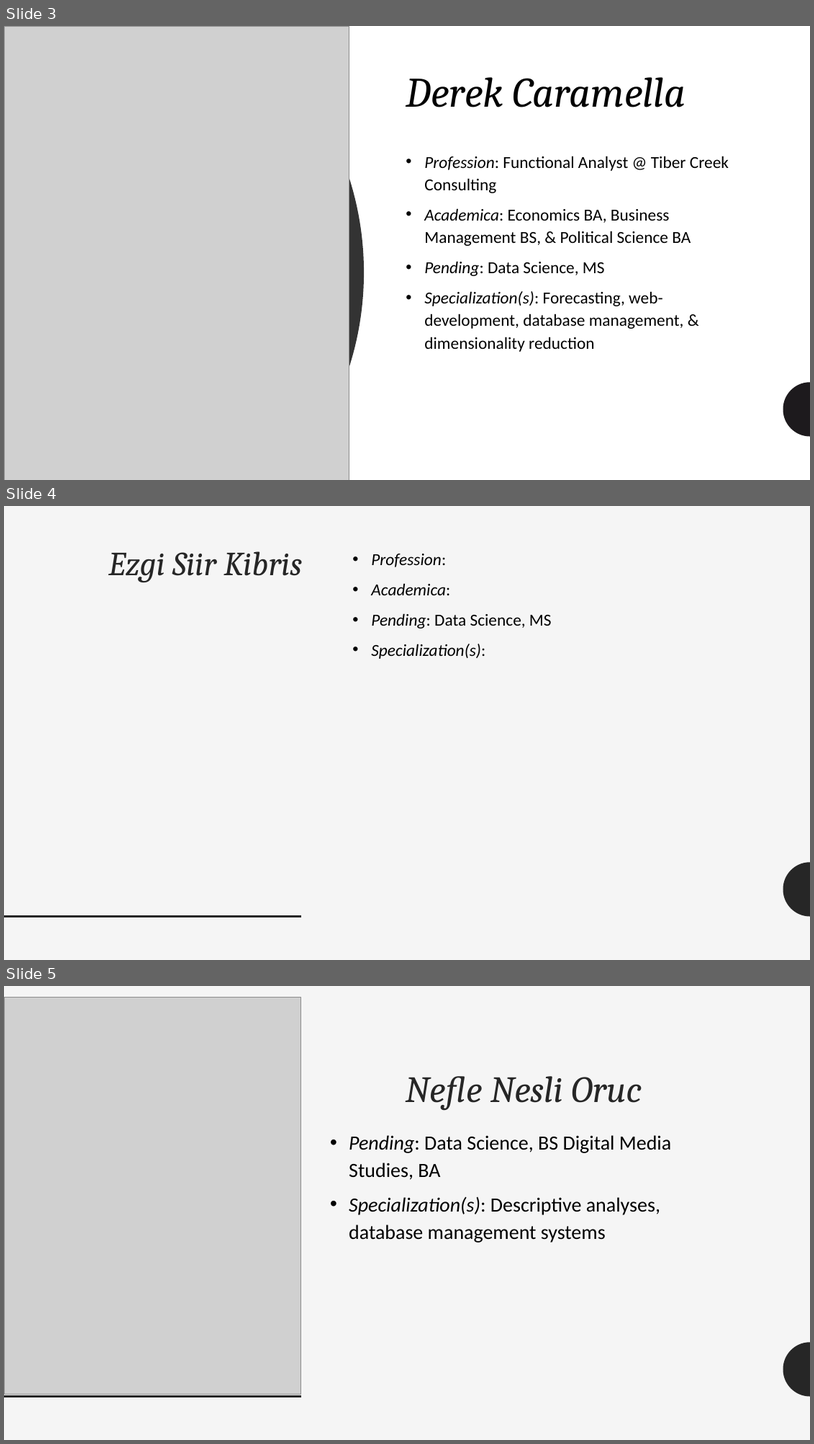
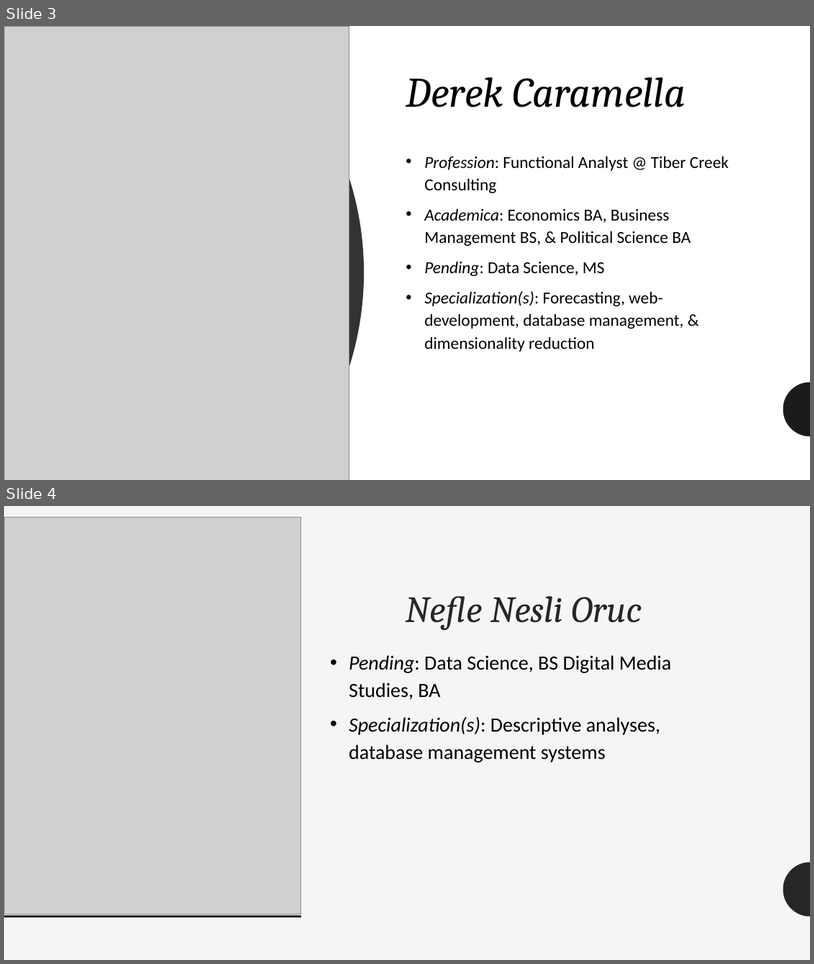
Before and after one commit to ezgisiir/URMCVenitaltorAllocation, a slide deck: Docs/ClientMeetings/2022_02_14_Meeting/2022_02_14_MeetingPresentation.pptx. Shown one above the other, each under a label of ours: slides 3, 4 and 5 before the commit, slides 3 and 4 after it. The pictures are 814x1444 and 814x964 pixels, drawn with LibreOffice and Linux fonts; fonts in the diff are those of the drawing; grey boxes stand for pictures. Boxes give left, top, right and bottom in pixels: in the first picture for what was removed or moved away, otherwise in the second. Text is boxed around its words. In the diff, an @@ line names an element or a change of style, - is before the commit and + after.

```diff
--- a/Docs/ClientMeetings/2022_02_14_Meeting/2022_02_14_MeetingPresentation.pptx
+++ b/Docs/ClientMeetings/2022_02_14_Meeting/2022_02_14_MeetingPresentation.pptx
@@ slide 4 removed at (4, 506, 810, 960), background #F5F5F5; not listed: 2 template elements that a slide beside it also shows @@
@@ title removed at (108, 551, 302, 583) @@
-Ezgi Siir Kibris
@@ text removed at (371, 554, 552, 659) @@
-• Profession:
-• Academica:
-• Pending: Data Science, MS
-• Specialization(s):
@@ what was slide 5 is now slide 4 @@
```
